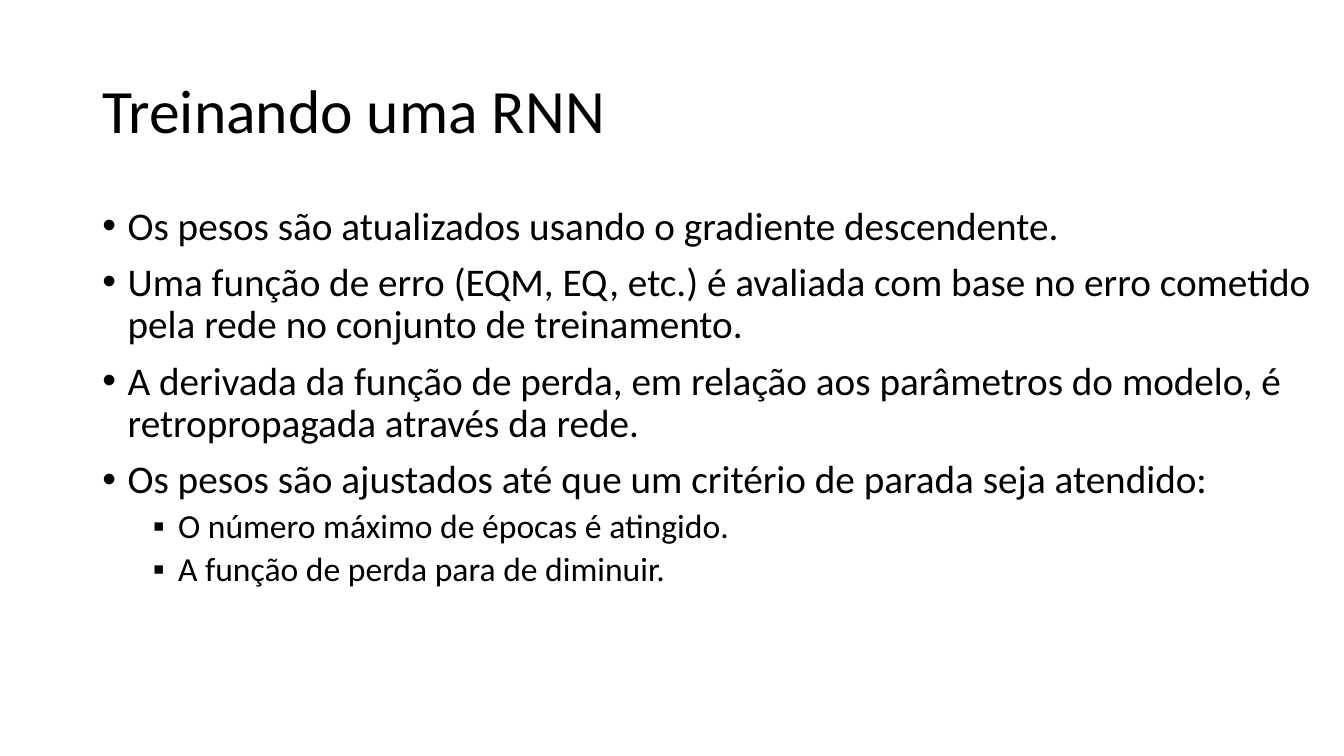
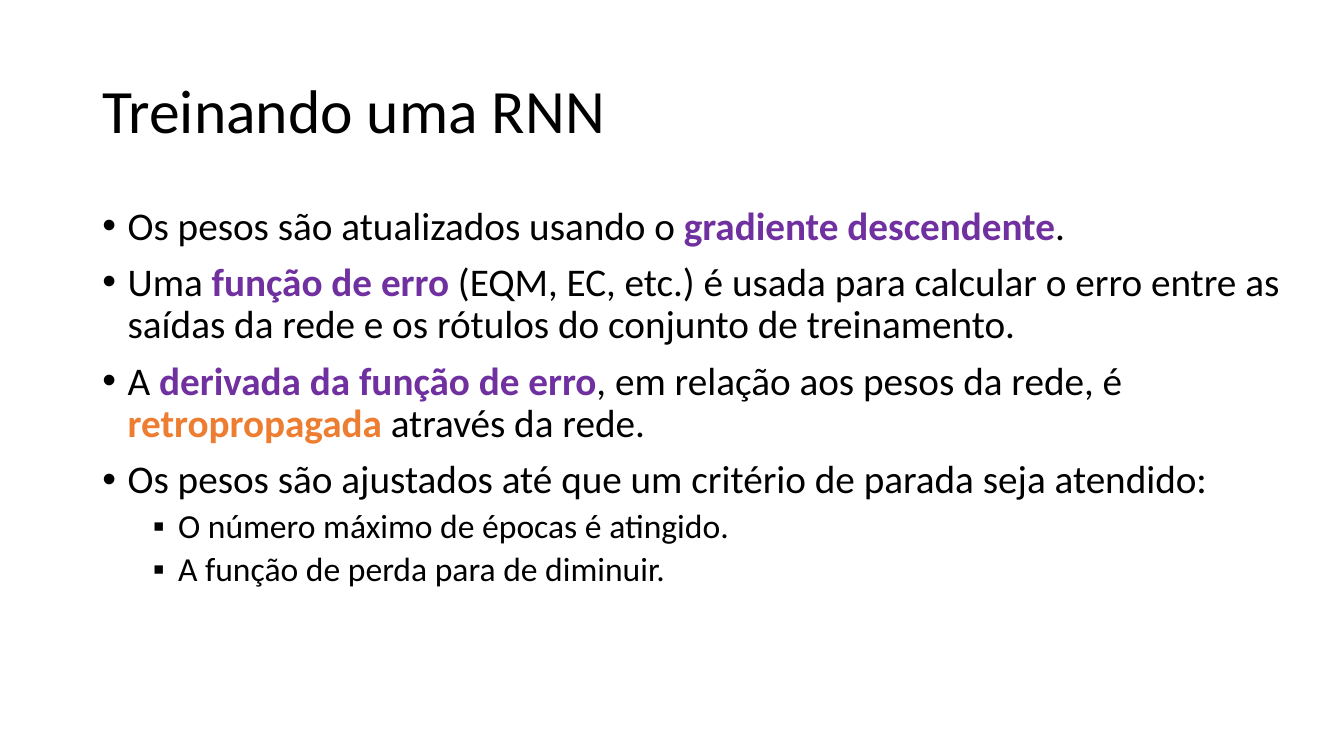
Before and after one commit to zz4fap/c24_inteligencia_artificial, a slide deck: slide 19 of slides/C24_RNN.pptx (slide 14 before the commit). Drawn at 1344x756 pixels with LibreOffice and Linux fonts; fonts in the diff are those of the drawing. Boxes give left, top, right and bottom in pixels: in the first picture for what was removed or moved away, otherwise in the second. Text is boxed around its words. In the diff, an @@ line names an element or a change of style, - is before the commit and + after.

```diff
--- a/slides/C24_RNN.pptx
+++ b/slides/C24_RNN.pptx
@@ text at bbox=[128, 212, 1064, 247]: text colour #000000 to #7030A0, bold on in "gradiente descendente." @@
@@ text at bbox=[128, 267, 1279, 444]: text changed @@
-• Uma função de erro (EQM, EQ, etc.) é avaliada com base no erro cometido pela rede no conjunto de treinamento.
-• A derivada da função de perda, em relação aos parâmetros do modelo, é retropropagada através da rede.
+• Uma função de erro (EQM, EC, etc.) é usada para calcular o erro entre as saídas da rede e os rótulos do conjunto de treinamento.
+• A derivada da função de erro, em relação aos pesos da rede, é retropropagada através da rede.
```
Also in this commit, not shown: 13 other slides changed, 10 slides added, 1 slide removed.
